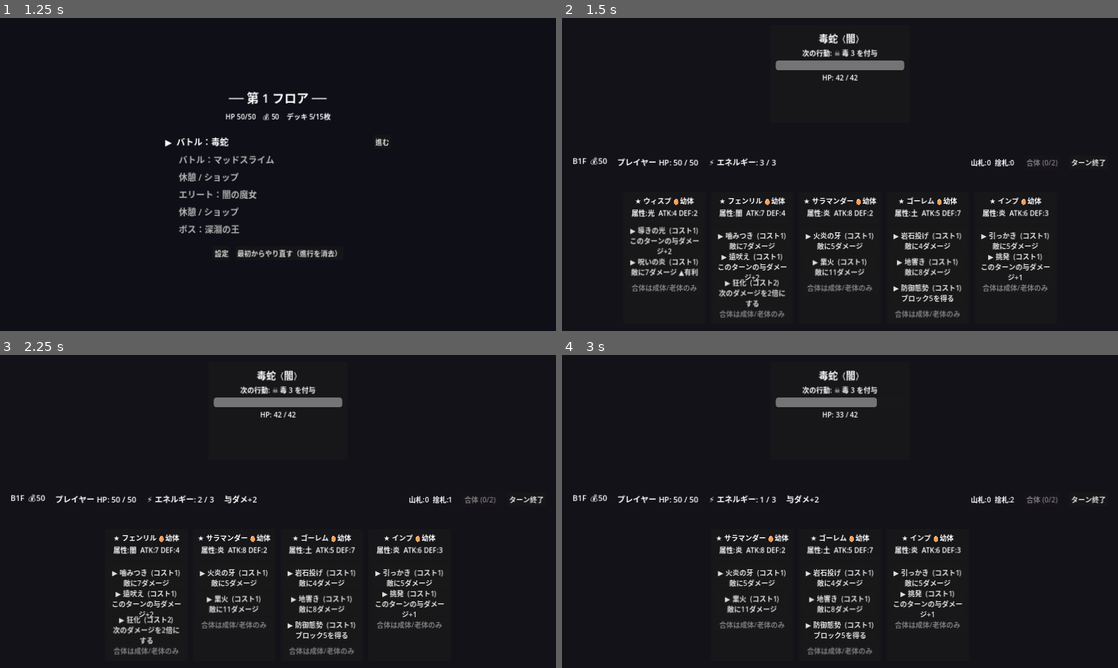
Above: before the commit, frames 1-4 (two rows, left to right).
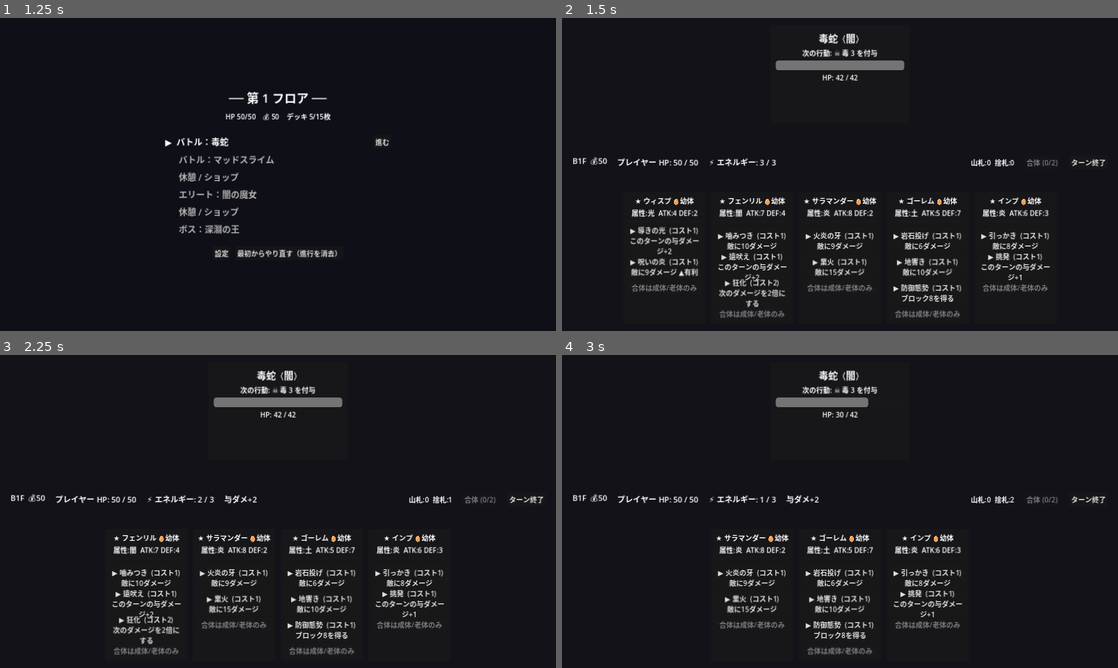
Above: after the commit, the same moments.

Repository: bakery48/mortal-pact
Game: Godot game, scene res://scenes/ui/title.tscn
The game is run twice, just before and just after one commit, with the same random seed, the same clock (stepped at 60 frames per second) and the same inputs.
Inputs (mouse positions are in pixels of both pictures, inside the frame that each line leads up to):
- Up to frame 1 (1.25 s): click "はじめから" at 0.5 s
- Up to frame 2 (1.5 s): click "進む" at 1.25 s
- Up to frame 3 (2.25 s): click "▶ 導きの光 (コスト1) このターンの与ダメージ+2" at 2 s
- Up to frame 4 (3 s): click (706, 577) at 2.75 s, where only the run before the commit has a clickable "▶ 噛みつき (コスト1) 敵に7ダメージ"

Frame 1 is identical in both runs. In frame 2, 0.3% of the frame differs, in the area x 14-81%, y 71-91%; in frame 3, 0.3%; in frame 4, 0.2%.

Commit message:
ATK/DEFをコマンドに反映（案A）
- ダメージ系コマンドに ATK/2、ガード系に DEF/2 を上乗せ
- MonsterData に damage_bonus/guard_bonus/command_value を追加
- battle_manager のダメージ・ガード計算とカード表示を実効値に統一
- 成長段階の倍率込み（成体ピーク）。ATK高=殴り、DEF高=壁の個性が機能
- README更新

https://claude.ai/code/session_01SGpNd8xjjtE9S1hYpNHnwi

Diff:
--- a/scenes/battle/battle_manager.gd
+++ b/scenes/battle/battle_manager.gd
@@ -237,7 +237,8 @@
 	var p := card_data.effective_power(cmd)
 	match cmd.effect:
 		CommandData.Effect.DAMAGE, CommandData.Effect.PIERCE:
-			var base := p + atk_buff
+			# 威力＋ATK補正にバフ・2倍・属性相性を反映。
+			var base := card_data.command_value(cmd) + atk_buff
 			if double_next:
 				base *= 2
 				double_next = false
@@ -255,7 +256,7 @@
 		CommandData.Effect.HEAL:
 			player_hp = mini(player_max_hp, player_hp + p)
 		CommandData.Effect.GUARD:
-			player_block += p
+			player_block += card_data.command_value(cmd) # 威力＋DEF補正
 		CommandData.Effect.WEAKEN:
 			enemy.apply_weaken(p)
 		CommandData.Effect.ENERGY:
--- a/scenes/battle/card.gd
+++ b/scenes/battle/card.gd
@@ -76,12 +76,12 @@
 	_select_button.pressed.connect(func() -> void: fusion_toggled.emit(self))
 	vbox.add_child(_select_button)
 
-## コマンドの効果説明を、現在の段階の実効威力で生成する。
+## コマンドの効果説明を、現在の段階の実効値（威力＋ステータス補正）で生成する。
 func _command_text(cmd: CommandData) -> String:
 	var p := data.effective_power(cmd)
 	match cmd.effect:
 		CommandData.Effect.DAMAGE:
-			return "敵に%dダメージ%s" % [p, _affinity_mark()]
+			return "敵に%dダメージ%s" % [data.command_value(cmd), _affinity_mark()]
 		CommandData.Effect.BUFF_ATK:
 			return "このターンの与ダメージ+%d" % p
 		CommandData.Effect.DOUBLE_NEXT:
@@ -89,9 +89,9 @@
 		CommandData.Effect.HEAL:
 			return "HPを%d回復" % p
 		CommandData.Effect.GUARD:
-			return "ブロック%dを得る" % p
+			return "ブロック%dを得る" % data.command_value(cmd)
 		CommandData.Effect.PIERCE:
-			return "防御無視で%dダメージ%s" % [p, _affinity_mark()]
+			return "防御無視で%dダメージ%s" % [data.command_value(cmd), _affinity_mark()]
 		CommandData.Effect.WEAKEN:
 			return "敵の攻撃力-%d" % p
 		CommandData.Effect.ENERGY:
--- a/scripts/monster_data.gd
+++ b/scripts/monster_data.gd
@@ -222,6 +222,26 @@
 func effective_power(cmd: CommandData) -> int:
 	return max(0, roundi(cmd.power * _mult()))
 
+## ダメージ系コマンドに上乗せされる ATK 由来ボーナス（実効ATKの半分）。
+func damage_bonus() -> int:
+	return effective_attack() / 2
+
+## ガード系コマンドに上乗せされる DEF 由来ボーナス（実効DEFの半分）。
+func guard_bonus() -> int:
+	return effective_defense() / 2
+
+## コマンドの実効値（威力＋ステータス補正）を効果種別に応じて返す。
+func command_value(cmd: CommandData) -> int:
+	match cmd.effect:
+		CommandData.Effect.DAMAGE, CommandData.Effect.PIERCE:
+			return effective_power(cmd) + damage_bonus()
+		CommandData.Effect.GUARD:
+			return effective_power(cmd) + guard_bonus()
+		CommandData.Effect.ENERGY:
+			return cmd.power # エネルギーは段階・ステータス補正なし
+		_:
+			return effective_power(cmd)
+
 # --- EXP バー表示用 ---------------------------------------------------------
 
 func _next_stage() -> Stage:
Not shown, changed: README.md
